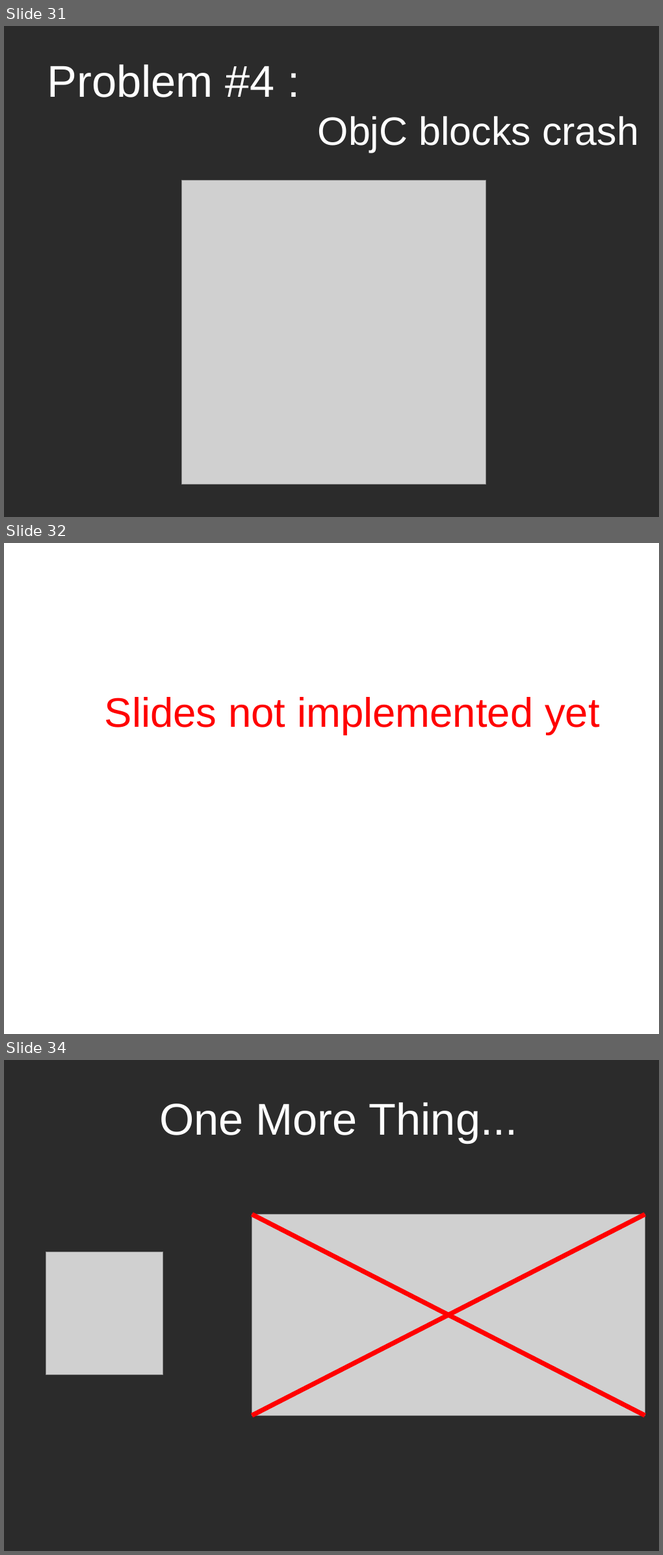
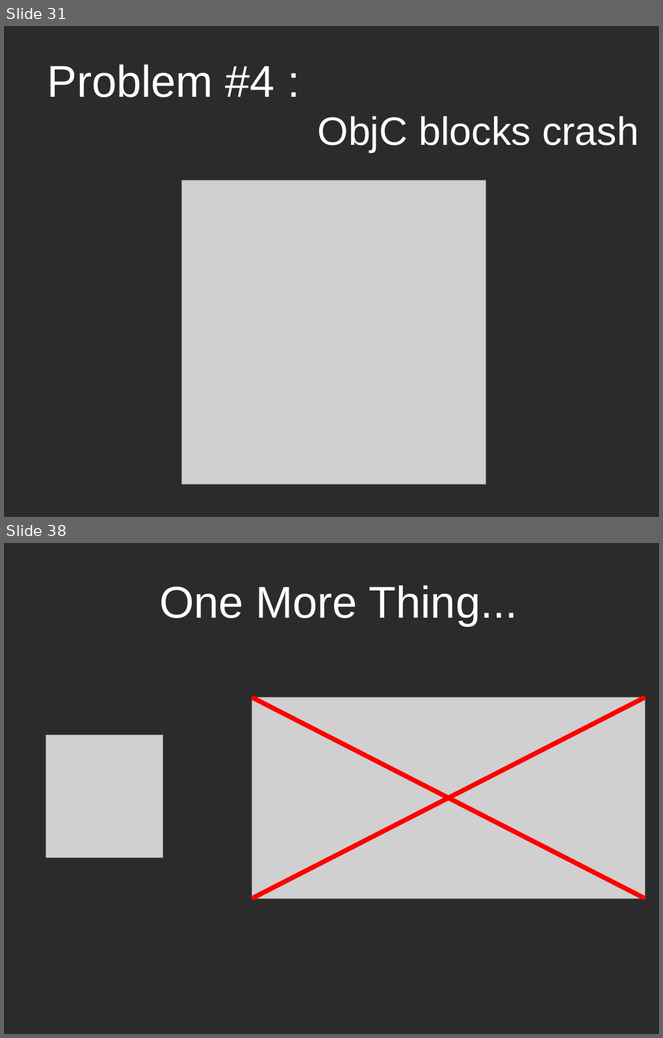
Before and after one commit to dodikk/motion-slides, a slide deck: motion-slides.odp. Shown one above the other, each under a label of ours: slides 31, 32 and 34 before the commit, slides 31 and 38 after it; the slides between them are not shown. The pictures are 663x1555 and 663x1038 pixels, drawn with LibreOffice and Linux fonts; fonts in the diff are those of the drawing; grey boxes stand for pictures; background and template pictures are left out; a plain dark background stands for a picture behind light text. Boxes give left, top, right and bottom in pixels: in the first picture for what was removed or moved away, otherwise in the second. Text is boxed around its words. In the diff, an @@ line names an element or a change of style, - is before the commit and + after.

```diff
--- a/motion-slides.odp
+++ b/motion-slides.odp
@@ slide 32 removed at (x1=4, y1=543, x2=659, y2=1034), background picture (left out) @@
@@ text removed at (x1=105, y1=697, x2=600, y2=735) @@
-Slides not implemented yet
@@ what was slide 34 is now slide 38 @@
```
Also in this commit, not shown: 12 slides added, 2 other slides removed, 5 other files.
